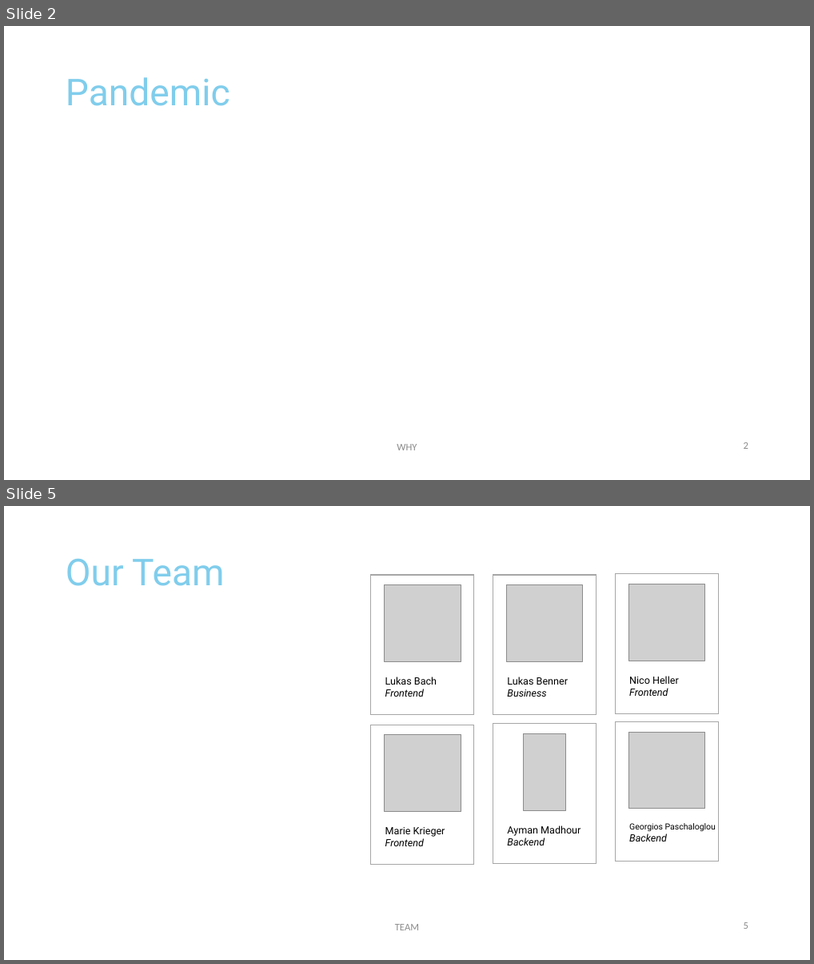
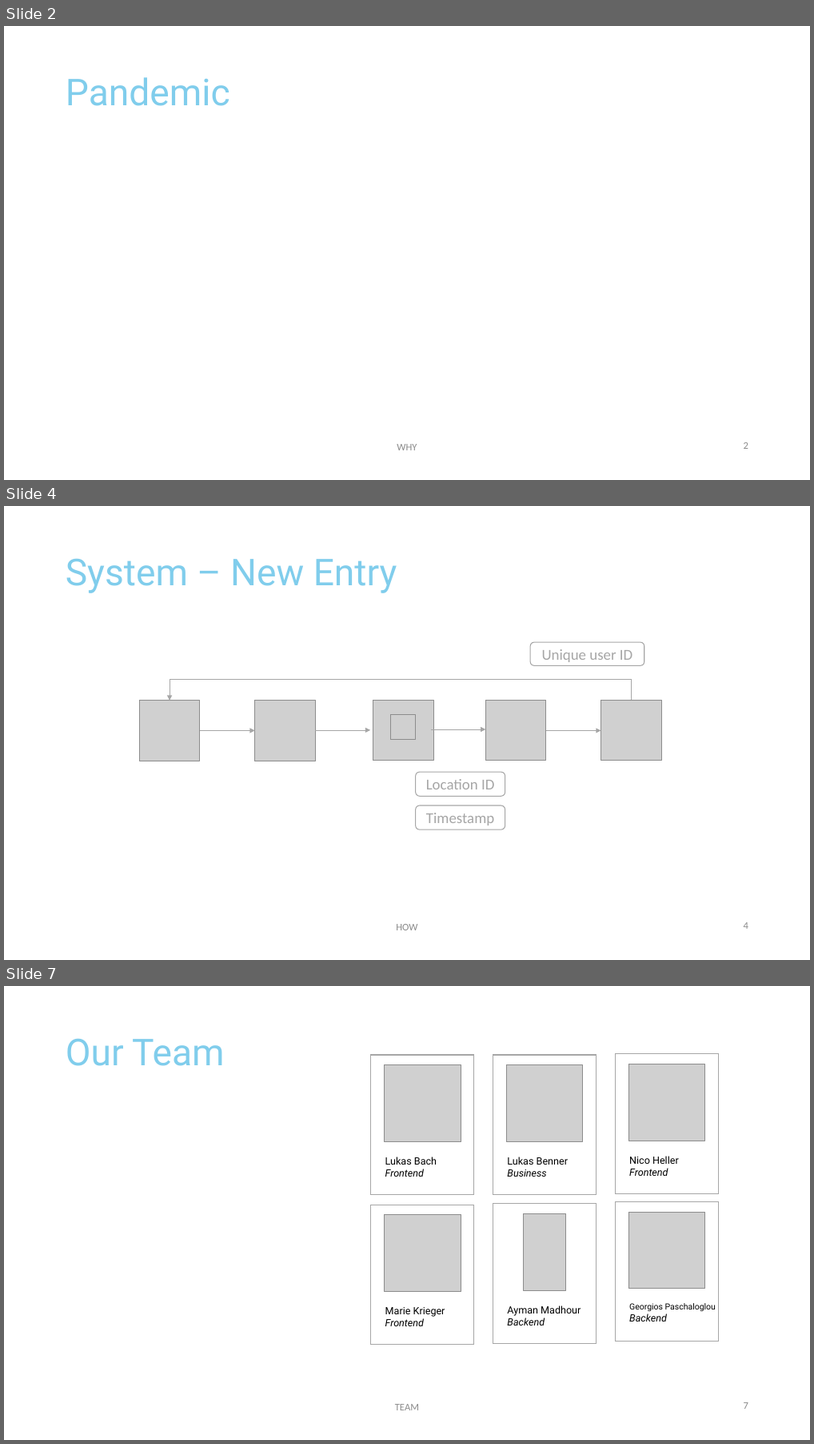
Before and after one commit to michael-spengler/Tracer-wwi19dsa, a slide deck: business/Tracer.pptx. Shown one above the other, each under a label of ours: slides 2 and 5 before the commit, slides 2, 4 and 7 after it; the slides between them are not shown. The pictures are 814x964 and 814x1444 pixels, drawn with LibreOffice and Linux fonts; fonts in the diff are those of the drawing; grey boxes stand for pictures; background and template pictures are left out. Boxes give left, top, right and bottom in pixels: in the first picture for what was removed or moved away, otherwise in the second. Text is boxed around its words. In the diff, an @@ line names an element or a change of style, - is before the commit and + after.

```diff
--- a/business/Tracer.pptx
+++ b/business/Tracer.pptx
@@ slide 4 added at <box>4,506,810,960</box>, background #FFFFFF @@
@@ title added at <box>66,559,398,593</box>, 44 pt, text #80CDEC @@
+System – New Entry
@@ rounded rectangle added at <box>531,642,646,666</box>, outline #A6A6A6 1 pt, 18 pt, text #A6A6A6 @@
+Unique user ID
@@ group added at <box>139,679,662,760</box>: 6 pictures, 4 arrows, 1 elbow arrow @@
@@ rounded rectangle added at <box>416,772,506,796</box>, outline #A6A6A6 1 pt, 18 pt, text #A6A6A6 @@
+Location ID
@@ rounded rectangle added at <box>416,805,506,830</box>, outline #A6A6A6 1 pt, 18 pt, text #A6A6A6 @@
+Timestamp
@@ text added at <box>396,924,418,930</box>, 12 pt, text #8C8C8C @@
+HOW
@@ page number added at <box>744,922,749,928</box>, 12 pt, text #8C8C8C @@
+4
@@ what was slide 5 is now slide 7 @@
@@ page number at <box>744,1402,749,1408</box>: text changed @@
-5
+7
```
Also in this commit, not shown: 2 slides changed, 2 other slides added, 1 slide removed, 4 other files.
